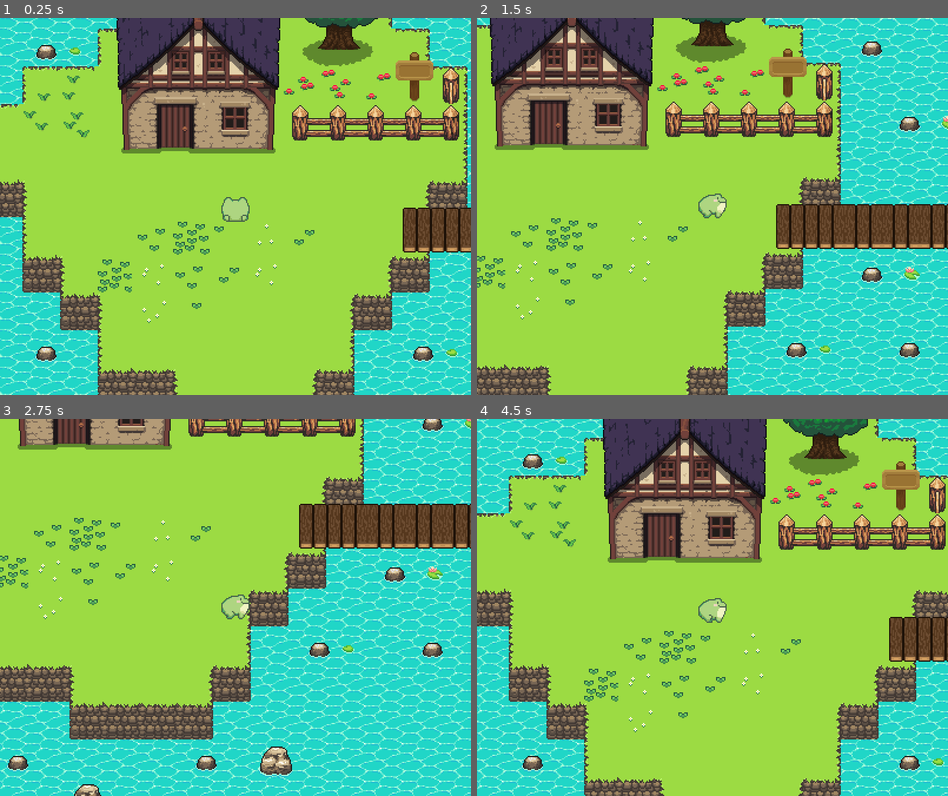
Above: before the commit, frames 1-4 (two rows, left to right).
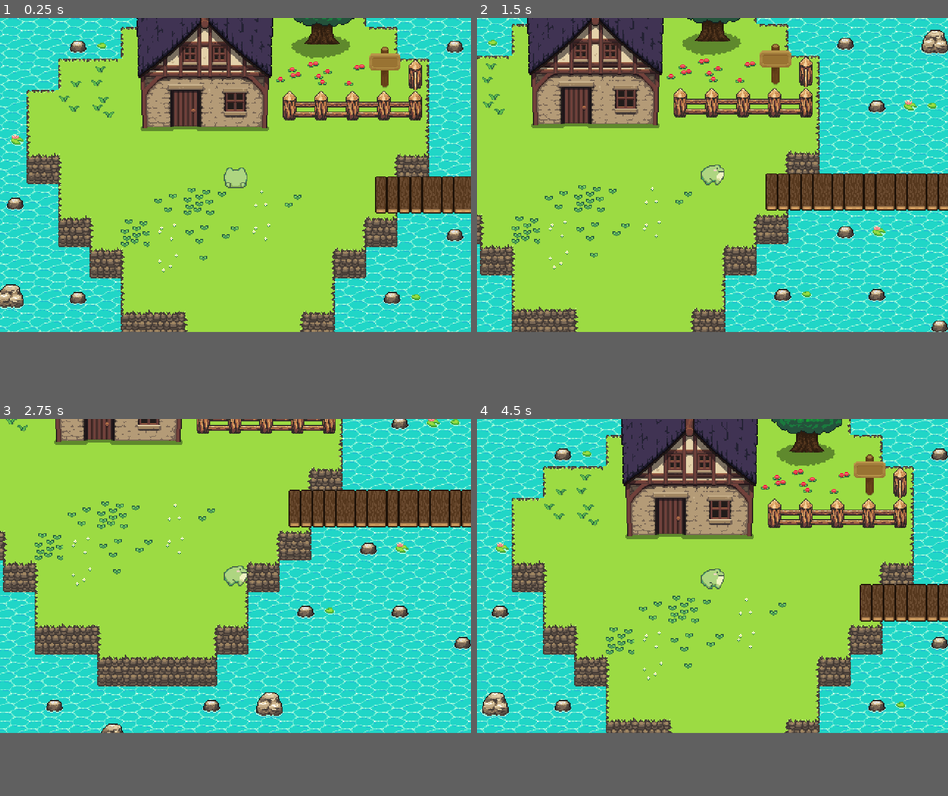
Above: after the commit, the same moments.

Repository: perimeterr/DDS-game-output-1
Game: Godot game, scene res://game_level.tscn
The game is run twice, just before and just after one commit, with the same random seed, the same clock (stepped at 60 frames per second) and the same inputs.
Inputs:
- Up to frame 1 (0.25 s): no input
- Up to frame 2 (1.5 s): tap Enter at 0.5 s; hold D (right) 0.53-1.28 s; hold S (down) from 1.28 s (still down)
- Up to frame 3 (2.75 s): release S (down) at 2.03 s; hold D (right) from 2.03 s (still down)
- Up to frame 4 (4.5 s): release D (right) at 2.78 s; hold W (up) 2.78-3.53 s; hold A (left) from 3.53 s (still down)
In our replay, the window is 800x640 before the commit and 800x533 after it. These sizes can differ from the game's own. Grey fills any space a smaller window leaves; there, only what the larger window draws over its background counts as a difference.

The runs differ from the first frame. In frame 1, 51% of the frame differs, in the area x 0-100%, y 0-100%; in frame 2, 51%; in frame 3, 43%; in frame 4, 51%.

Commit message:
changed display settings

Diff:
--- a/project.godot
+++ b/project.godot
@@ -17,11 +17,12 @@
 
 [display]
 
-window/size/viewport_width=400
+window/size/viewport_width=480
 window/size/viewport_height=320
-window/size/window_width_override=640
+window/size/resizable=false
+window/size/window_width_override=960
 window/size/window_height_override=640
-window/stretch/mode="canvas_items"
+window/stretch/mode="viewport"
 
 [input]
 
